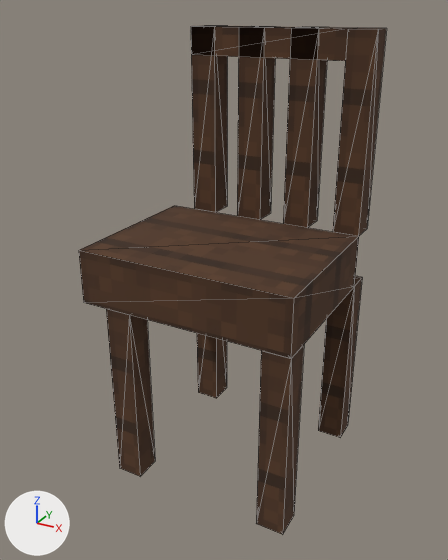
Renders of the glTF model art/props-3d/props/blocky/woodenChairCushion_11.glb from each side of a commit.
Before and after are seen from a 50 mm camera at (0.625, -1.131, 1.04) aimed at (0.007, -0.007, 0.478). The lights are fixed; the arrows at lower left show +X, +Y and +Z. The picture after the commit comes second. Mesh edges are drawn as thin lines. Vertices at exactly the same position are counted once.

The first picture shows 'woodenChairCushion_11'.
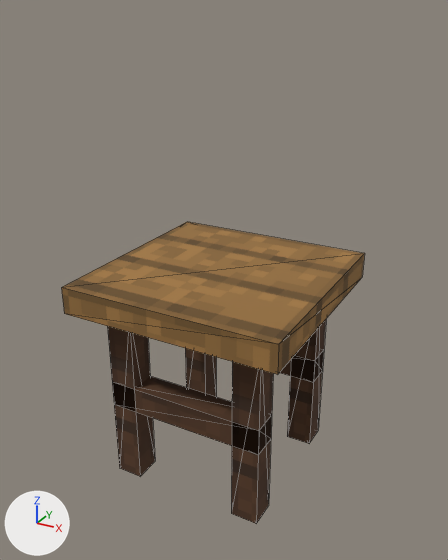
Where the change shows, as pixel boxes (x1, y1, x2, y2) in the pictures (448 x 560 px):
'woodenChairCushion_11', reshaped (41% shorter)
    before: (79, 26, 387, 535)
    after: (61, 222, 365, 524)
part 1 of me_woodenchaircushion_11, added
    after: (279, 350, 324, 382)
part 2 of me_woodenchaircushion_11, added (brown)
    after: (112, 376, 272, 455)
part 3 of me_woodenchaircushion_11, deleted (brown)
    before: (283, 27, 327, 228)
part 4 of me_woodenchaircushion_11, deleted (brown)
    before: (237, 26, 275, 220)
part 5 of me_woodenchaircushion_11, cut back
    before: (79, 26, 387, 535)
    after: (61, 222, 365, 524)

What changed in the scene script:
```text
Change me_woodenchaircushion_11:
    used by ob_woodenchaircushion_11; location = (0.0, 0.0, 0.0)
    remove me_woodenchaircushion_11.from_pydata(...)  # 73 vertices, 120 faces; spans x -0.25..0.25, y -0.188..0.25, z 0.0..1.0
    add me_woodenchaircushion_11.from_pydata(...)  # 56 vertices, 84 faces; spans x -0.25..0.25, y -0.25..0.25, z 0.0..0.5
    me_woodenchaircushion_11 part 1: a new loose piece, a box spanning x -0.188..0.188, y 0.125..0.188, z 0.188..0.25, in mat_blockyprops (picture img_blockyatlas)
    me_woodenchaircushion_11 part 2: a new loose piece, a box spanning x -0.188..0.188, y -0.188..-0.125, z 0.188..0.25, in mat_blockyprops (picture img_blockyatlas)
    me_woodenchaircushion_11 part 3: the loose piece of 8 vertices spanning x 0.062..0.125, y 0.188..0.25, z 0.562..1.0 is deleted
    me_woodenchaircushion_11 part 4: the loose piece of 8 vertices spanning x -0.062..0.0, y 0.188..0.25, z 0.562..1.0 is deleted
    me_woodenchaircushion_11 part 5
    34 vertices are removed from x -0.25..0.25, y -0.188..0.25, z 0.0..1.0
    84 faces are deleted
    4 vertices move from x -0.188..0.25, y -0.188..0.25, z 0.0..0.438 to x -0.188..0.125, y -0.188..0.125, z 0.0..0.438
    7 vertices are added at x -0.25..0.25, y -0.25..0.25, z 0.438..0.5
    5 new vertices lie (0.0, -0.063, 0.0) away from vertices in x -0.188..0.25, y -0.188..0.188, z 0.0..0.438
    5 new vertices lie (-0.063, 0.0, 0.0) away from vertices in x 0.188, y -0.125..0.188, z 0.0..0.438
    48 new faces join them
```
